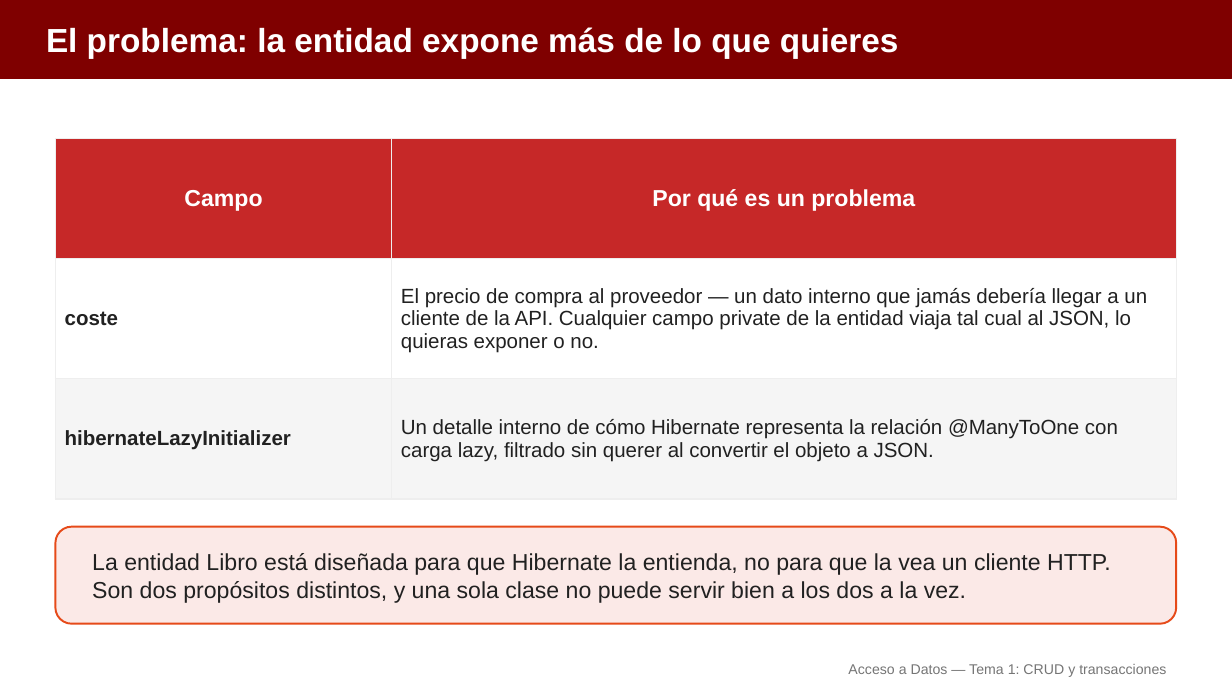
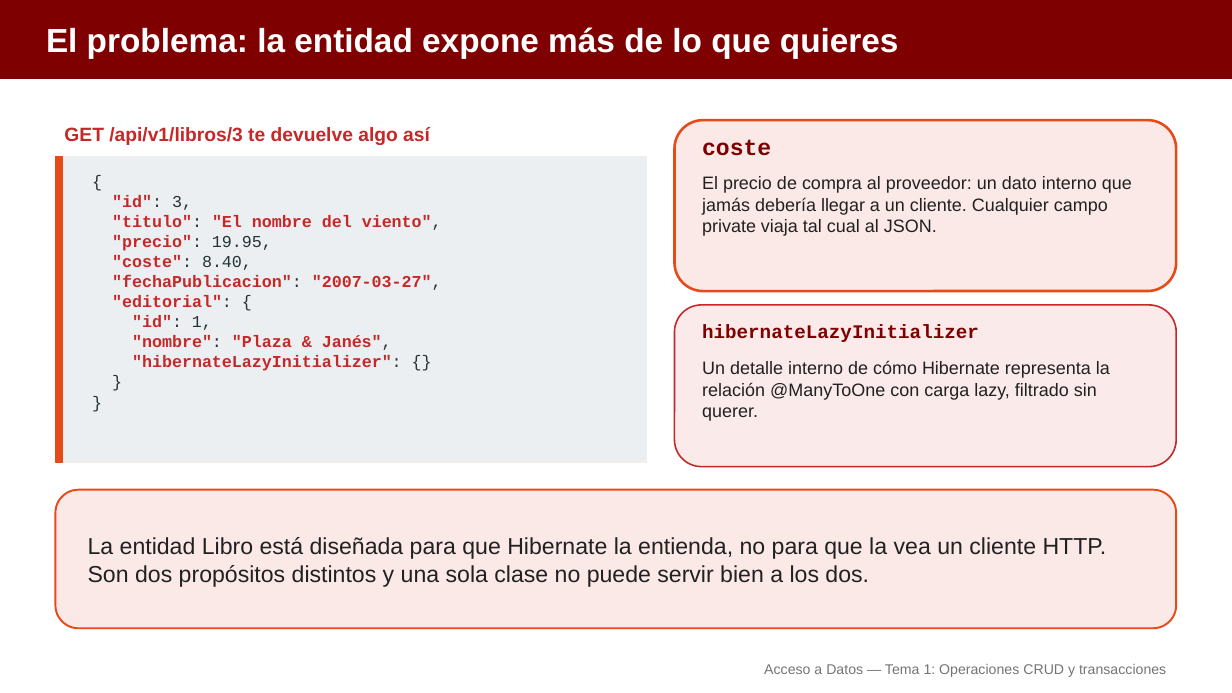
Before and after one commit to aitorventura/acceso-a-datos, a slide deck: slide 7 of docs/tema1/diapositivas/operaciones-crud-transacciones.pptx (slide 16 before the commit). Drawn at 1232x693 pixels with LibreOffice and Linux fonts; fonts in the diff are those of the drawing. Boxes give left, top, right and bottom in pixels: in the first picture for what was removed or moved away, otherwise in the second. Text is boxed around its words. In the diff, an @@ line names an element or a change of style, - is before the commit and + after.

Commit message:
Rehace las diapositivas del Tema 1: menos diapositivas por deck y más visuales
Agrupa las diapositivas por idea y sustituye los bloques de texto por
tarjetas, flujos y código con sintaxis coloreada, reutilizando las
infografías y diagramas existentes. Pasa de 275 a 113 diapositivas en
los ocho decks del tema.

```diff
--- a/docs/tema1/diapositivas/operaciones-crud-transacciones.pptx
+++ b/docs/tema1/diapositivas/operaciones-crud-transacciones.pptx
@@ table removed at [55,139,1177,499], 3 rows, 2 columns @@
-Campo | Por qué es un problema
-coste | El precio de compra al proveedor — un dato interno que jamás debería llegar a un cliente de la API. Cualquier campo private de la entidad viaja tal cual al JSON, lo quieras exponer o no.
-hibernateLazyInitializer | Un detalle interno de cómo Hibernate representa la relación @ManyToOne con carga lazy, filtrado sin querer al convertir el objeto a JSON.
@@ text added at [64,127,430,145], 15 pt, text #C62828, bold @@
+GET /api/v1/libros/3 te devuelve algo así
@@ rounded rectangle added at [675,120,1177,291], fill #FBE9E7, outline #E64A19 2 pt @@
@@ text added at [702,139,771,156], 18 pt, text #7F0000, bold @@
+coste
@@ rectangle added at [55,157,647,462], fill #ECEFF1, outline #EEEEEE 1 pt @@
@@ rectangle added at [55,157,63,462], fill #E64A19, outline #E64A19 1 pt @@
@@ text added at [702,176,1132,236], 14 pt, text #212121 @@
+El precio de compra al proveedor: un dato interno que jamás debería llegar a un cliente. Cualquier campo private viaja tal cual al JSON.
@@ text added at [112,195,442,371], 13 pt, text #C62828, bold @@
+{
+"id": 3,
+"titulo": "El nombre del viento",
+"precio": 19.95,
+"coste": 8.40,
+"fechaPublicacion": "2007-03-27",
+"editorial": {
+"id": 1,
+"nombre": "Plaza & Janés",
+"hibernateLazyInitializer": {}
+}
+}
@@ rounded rectangle added at [675,305,1177,467], fill #FBEAEA, outline #C62828 1.25 pt @@
@@ text added at [702,325,979,342], 15 pt, text #7F0000, bold @@
+hibernateLazyInitializer
@@ text added at [702,360,1110,421], 14 pt, text #212121 @@
+Un detalle interno de cómo Hibernate representa la relación @ManyToOne con carga lazy, filtrado sin querer.
@@ rounded rectangle: place and size @@
-rounded rectangle at [55,527,1177,624]
+rounded rectangle at [55,490,1177,628]
@@ text at [88,537,1107,587]: text changed @@
-La entidad Libro está diseñada para que Hibernate la entienda, no para que la vea un cliente HTTP. Son dos propósitos distintos, y una sola clase no puede servir bien a los dos a la vez.
+La entidad Libro está diseñada para que Hibernate la entienda, no para que la vea un cliente HTTP. Son dos propósitos distintos y una sola clase no puede servir bien a los dos.
@@ text at [764,664,1166,677]: text changed @@
-Acceso a Datos — Tema 1: CRUD y transacciones
+Acceso a Datos — Tema 1: Operaciones CRUD y transacciones
```
Also in this commit, not shown: 15 other slides changed, 3 slides added, 29 slides removed, 15 other files.
